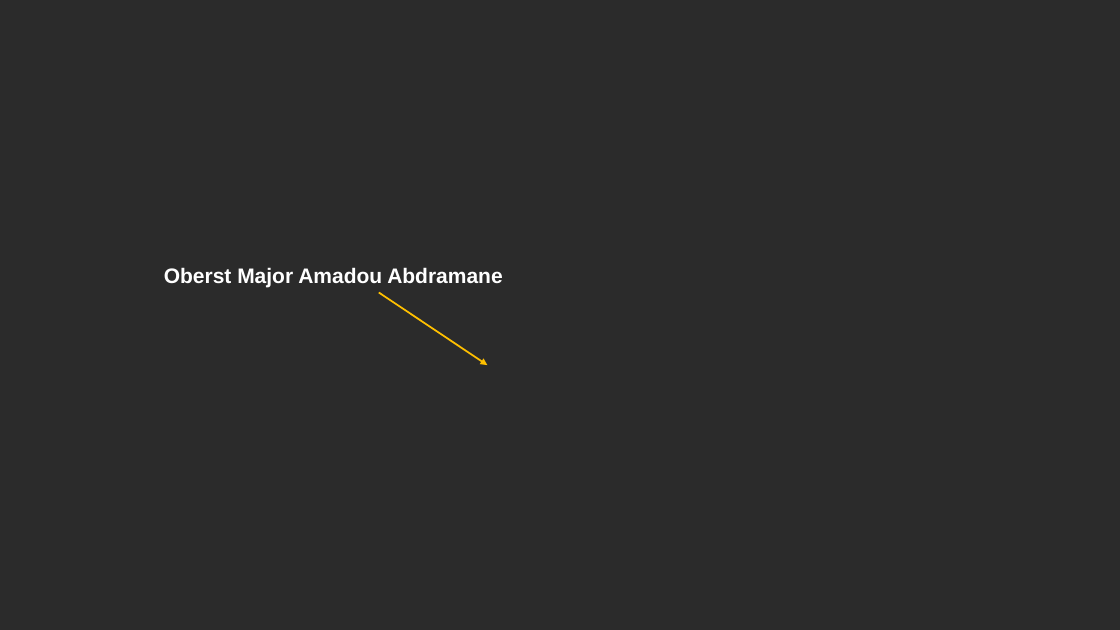
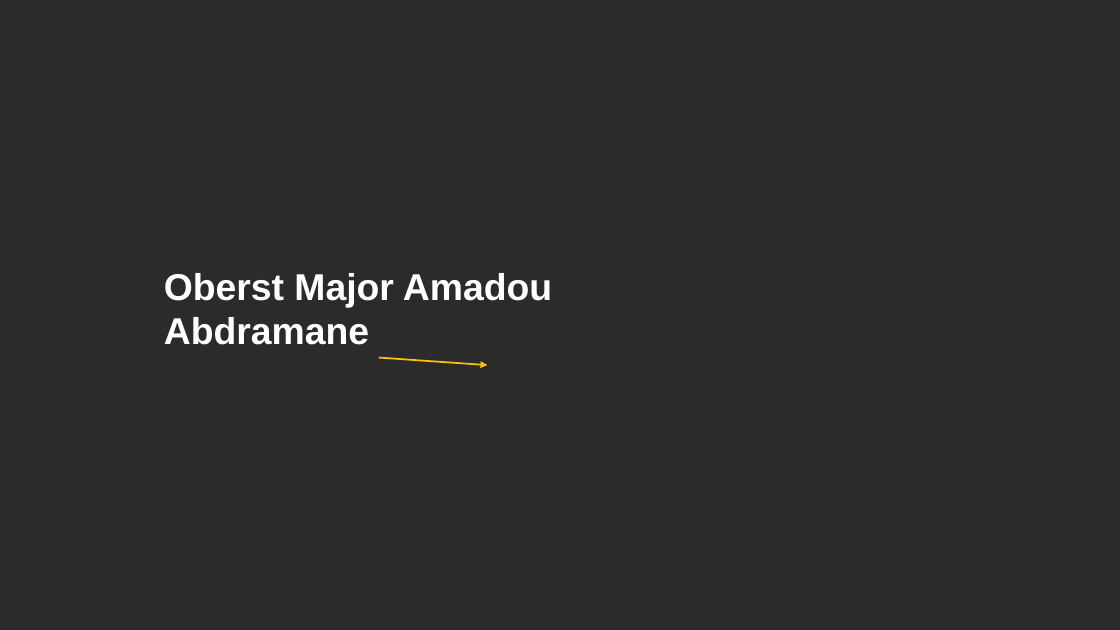
Before and after one commit to AH1M1-Org/School, a slide deck: slide 7 of Gesellschaftslehre/001_Gesellschaftlehre_Wochenbericht.pptx. Drawn at 1120x630 pixels with LibreOffice and Linux fonts; fonts in the diff are those of the drawing; background and template pictures are left out; a plain dark background stands for a picture behind light text. Boxes give left, top, right and bottom in pixels: in the first picture for what was removed or moved away, otherwise in the second. Text is boxed around its words. In the diff, an @@ line names an element or a change of style, - is before the commit and + after.

```diff
--- a/Gesellschaftslehre/001_Gesellschaftlehre_Wochenbericht.pptx
+++ b/Gesellschaftslehre/001_Gesellschaftlehre_Wochenbericht.pptx
@@ text "Oberst Major Amadou Abdramane" at [164,273,552,345]: size 18 to 32 pt @@
@@ arrow moved from (379, 292) - (487, 365) to (379, 358) - (487, 365) @@
```
Also in this commit, not shown: 7 other slides changed, 1 other file.
